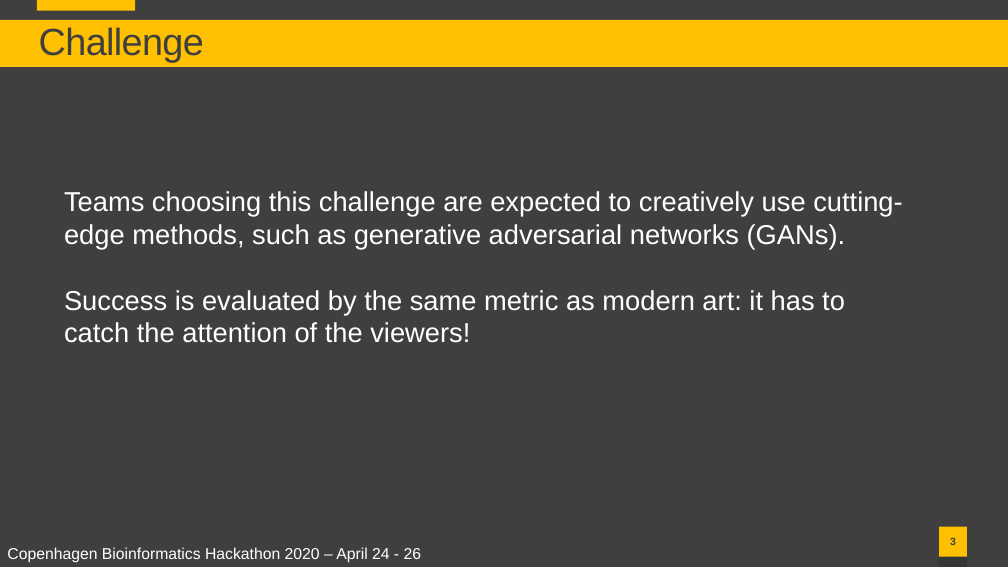
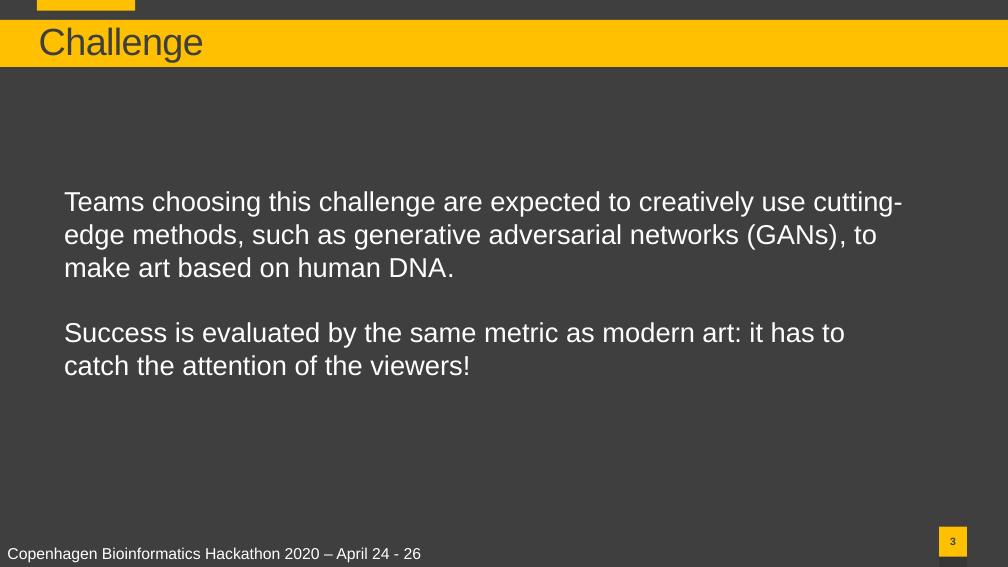
Before and after one commit to lassefolkersen/hackaton_art, a slide deck: slide 3 of 2020-04-17_presentation/dna_art.pptx. Drawn at 1008x567 pixels with LibreOffice and Linux fonts; fonts in the diff are those of the drawing. Boxes give left, top, right and bottom in pixels: in the first picture for what was removed or moved away, otherwise in the second. Text is boxed around its words. In the diff, an @@ line names an element or a change of style, - is before the commit and + after.

```diff
--- a/2020-04-17_presentation/dna_art.pptx
+++ b/2020-04-17_presentation/dna_art.pptx
@@ text at [64, 191, 902, 278]: text changed @@
-Teams choosing this challenge are expected to creatively use cutting-edge methods, such as generative adversarial networks (GANs).
+Teams choosing this challenge are expected to creatively use cutting-edge methods, such as generative adversarial networks (GANs), to make art based on human DNA.
```
Also in this commit, not shown: 3 other slides changed, 2 slides added.
